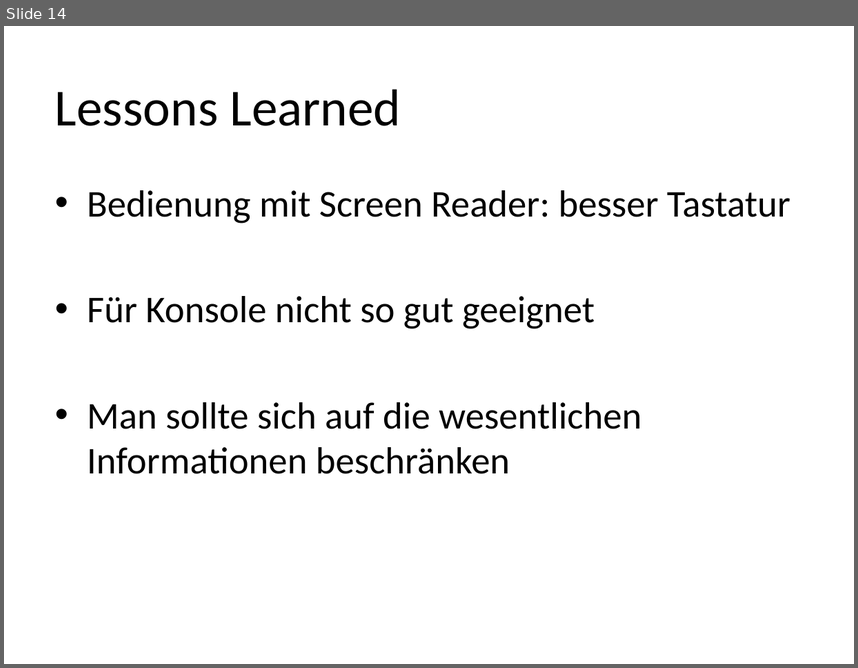
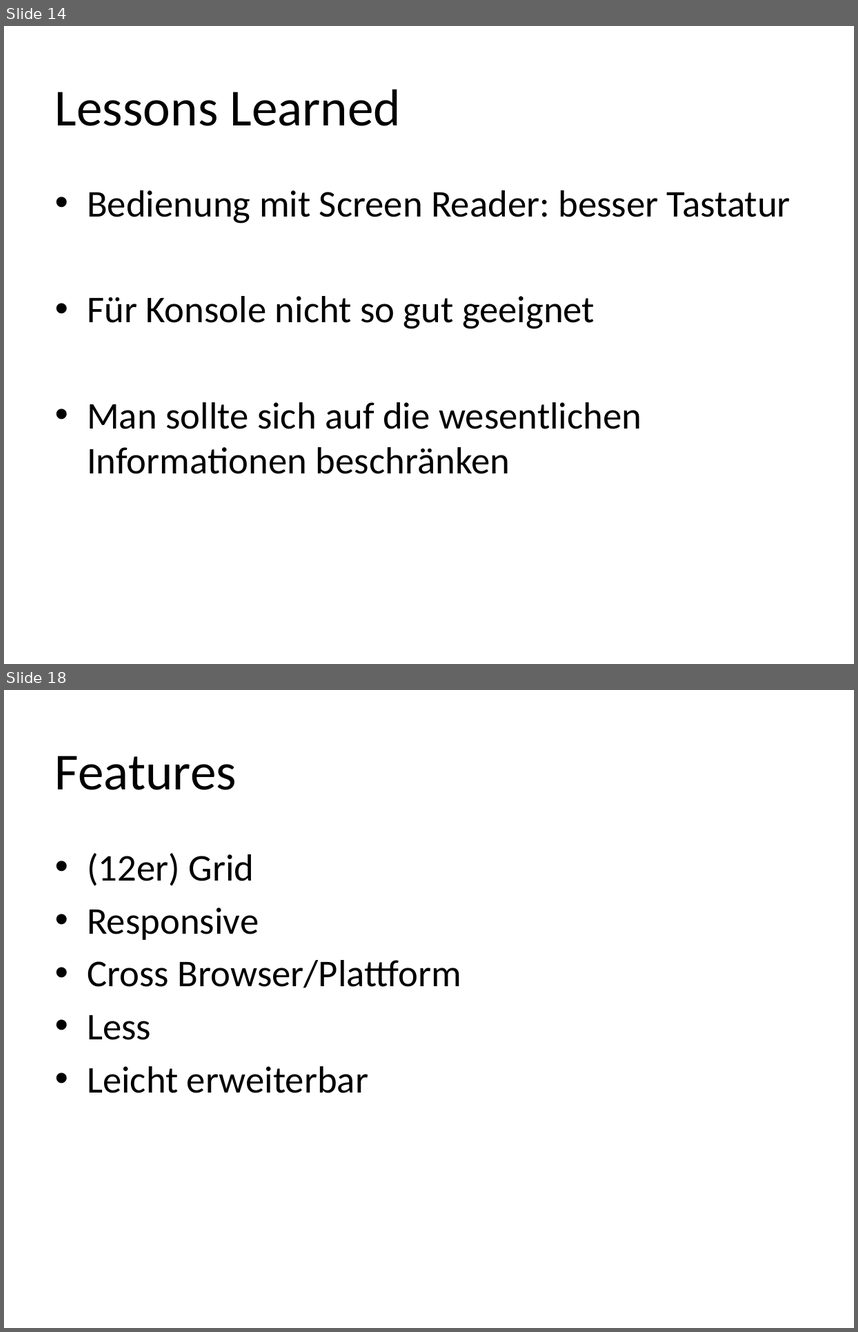
Before and after one commit to Capoot/hci, a slide deck: screenreader.pptx. Shown one above the other, each under a label of ours: slide 14 before the commit, slides 14 and 18 after it; the slides between them are not shown. The pictures are 858x668 and 858x1332 pixels, drawn with LibreOffice and Linux fonts; fonts in the diff are those of the drawing. Boxes give left, top, right and bottom in pixels: in the first picture for what was removed or moved away, otherwise in the second. Text is boxed around its words. In the diff, an @@ line names an element or a change of style, - is before the commit and + after.

```diff
--- a/screenreader.pptx
+++ b/screenreader.pptx
@@ slide 18 added at bbox=[4, 690, 854, 1328], background #FFFFFF @@
@@ title added at bbox=[55, 756, 237, 790], 44 pt, text #000000 @@
+Features
@@ text added at bbox=[87, 853, 461, 1093], 32 pt, text #000000 @@
+• (12er) Grid
+• Responsive
+• Cross Browser/Plattform
+• Less
+• Leicht erweiterbar
```
Also in this commit, not shown: 11 other slides added.
